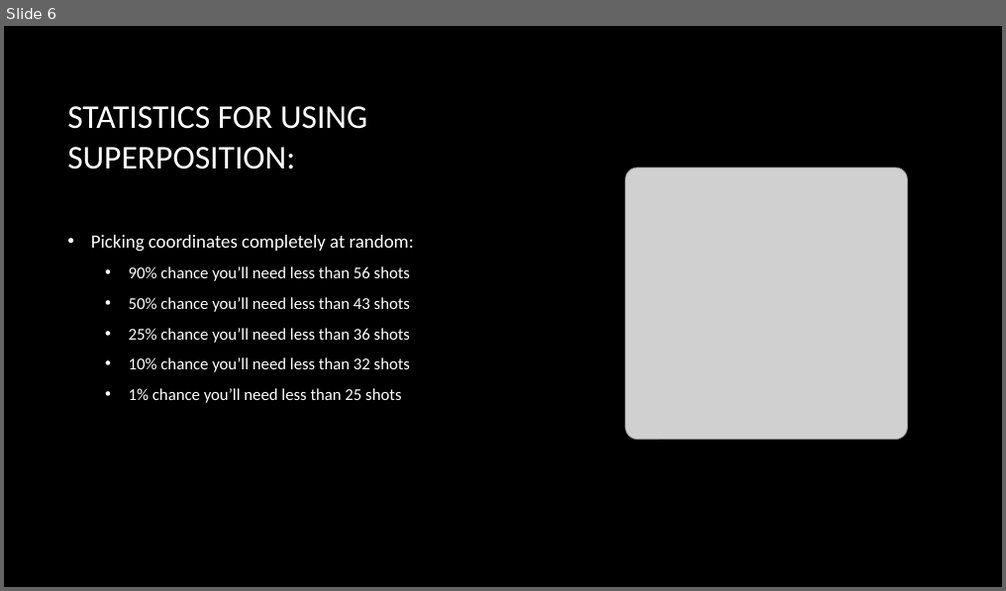
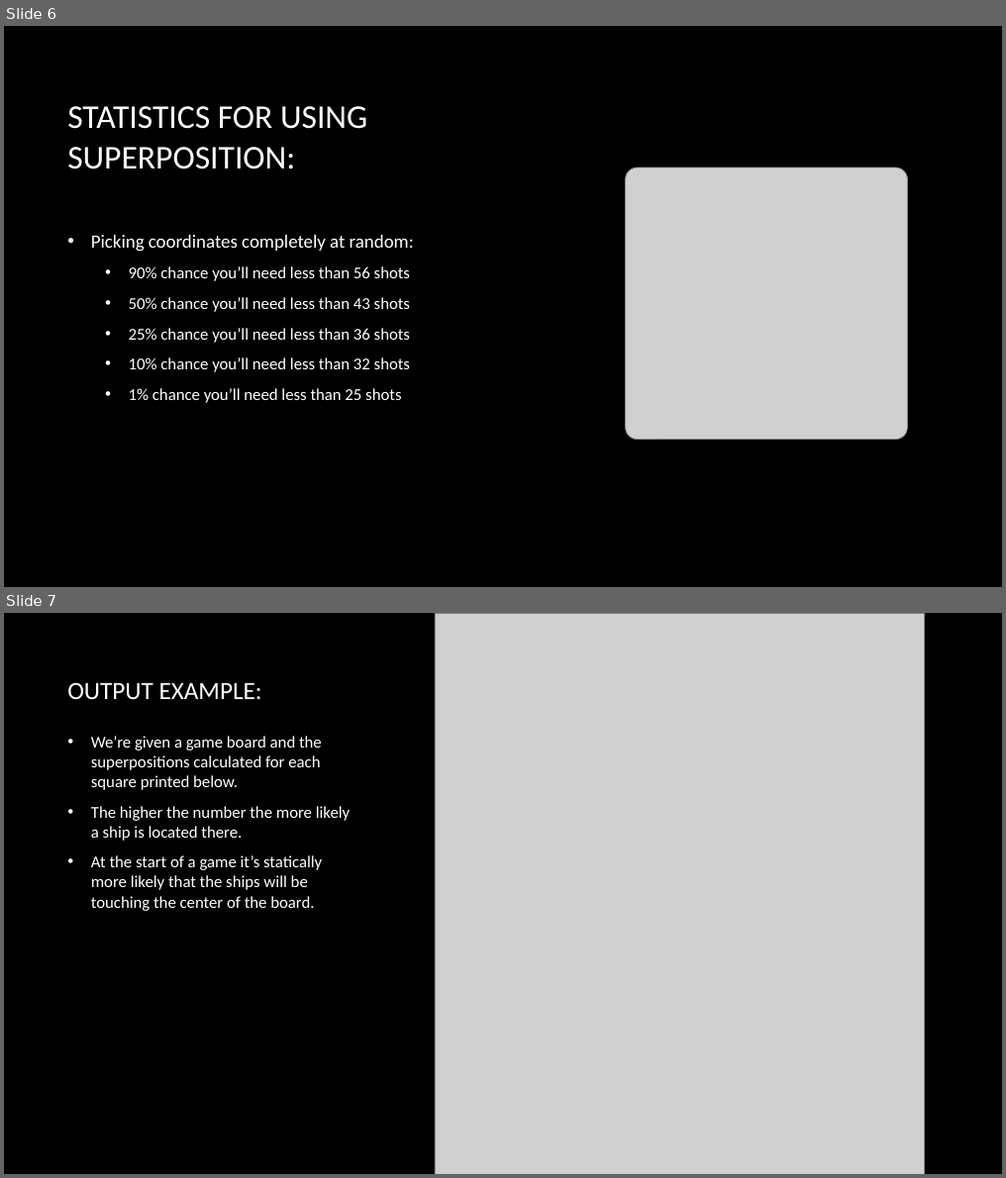
Before and after one commit to chestonthegray/cs5500-project, a slide deck: Project Presentation.pptx. Shown one above the other, each under a label of ours: slide 6 before the commit, slides 6 and 7 after it. The pictures are 1006x591 and 1006x1178 pixels, drawn with LibreOffice and Linux fonts; fonts in the diff are those of the drawing; grey boxes stand for pictures; background and template pictures are left out. Boxes give left, top, right and bottom in pixels: in the first picture for what was removed or moved away, otherwise in the second. Text is boxed around its words. In the diff, an @@ line names an element or a change of style, - is before the commit and + after.

```diff
--- a/Project Presentation.pptx
+++ b/Project Presentation.pptx
@@ slide 7 added at <box>4,613,1002,1174</box>, background picture (left out) @@
@@ picture added at <box>435,613,924,1174</box> @@
@@ title added at <box>67,682,262,700</box>, 24 pt, text #FFFFFF @@
+OUTPUT EXAMPLE:
@@ text added at <box>91,736,350,911</box>, 16 pt, text #FFFFFF @@
+• We’re given a game board and the superpositions calculated for each square printed below.
+• The higher the number the more likely a ship is located there.
+• At the start of a game it’s statically more likely that the ships will be touching the center of the board.
```
Also in this commit, not shown: 10 other slides added.
